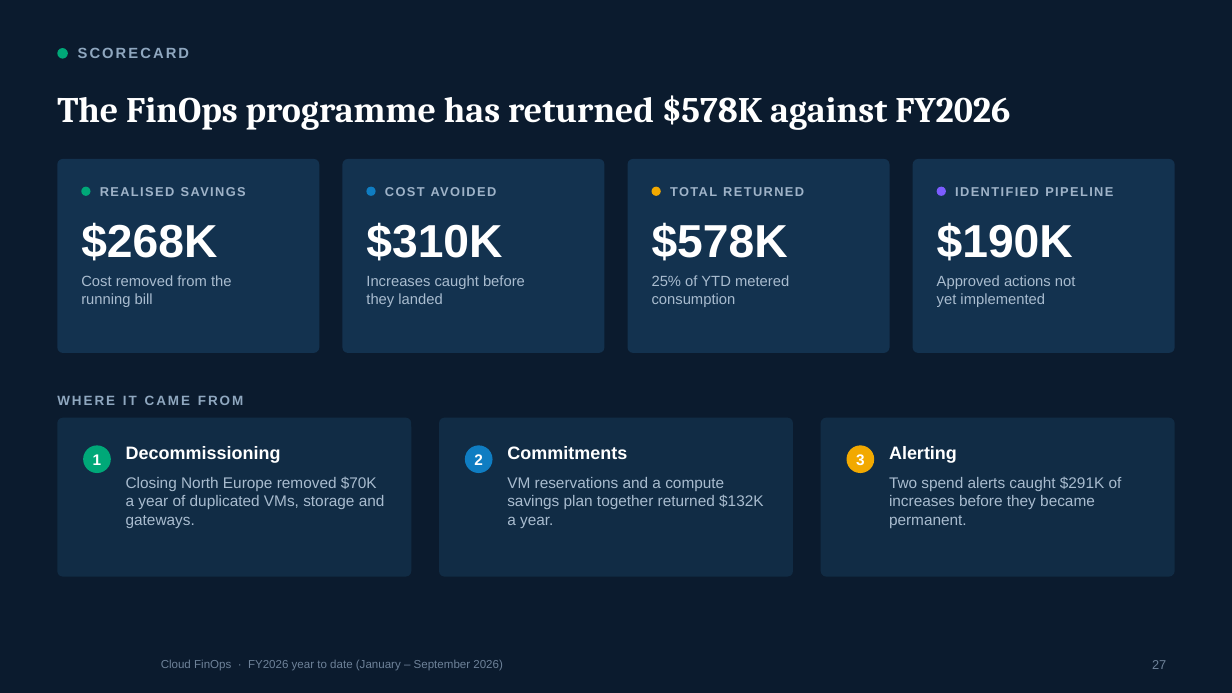
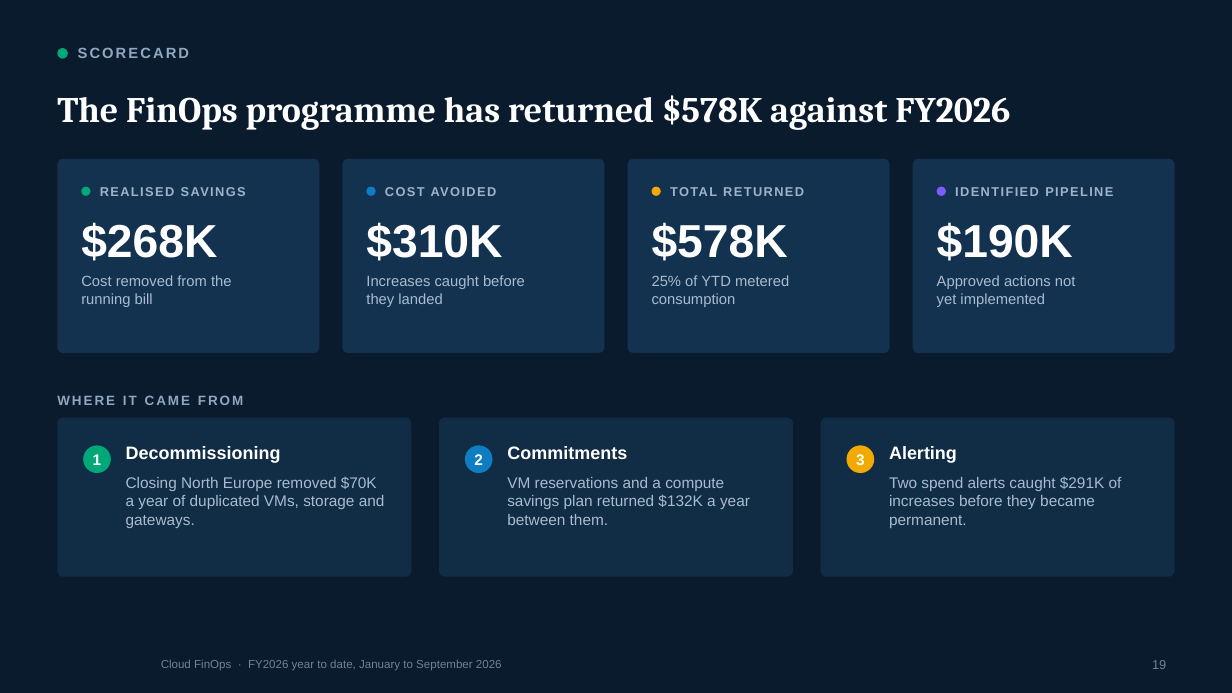
Before and after one commit to arielga5-code/Finops, a slide deck: slide 19 of presentations/Cloud_FinOps_Harel_September_2026_CIO_Redesign_v2.pptx (slide 27 before the commit). Drawn at 1232x693 pixels with LibreOffice and Linux fonts; fonts in the diff are those of the drawing; background and template pictures are left out. Boxes give left, top, right and bottom in pixels: in the first picture for what was removed or moved away, otherwise in the second. Text is boxed around its words. In the diff, an @@ line names an element or a change of style, - is before the commit and + after.

```diff
--- a/presentations/Cloud_FinOps_Harel_September_2026_CIO_Redesign_v2.pptx
+++ b/presentations/Cloud_FinOps_Harel_September_2026_CIO_Redesign_v2.pptx
@@ text at (507, 477, 750, 525): text changed @@
-VM reservations and a compute savings plan together returned $132K a year.
+VM reservations and a compute savings plan returned $132K a year between them.
@@ text at (161, 660, 502, 670): text changed @@
-Cloud FinOps · FY2026 year to date (January – September 2026)
+Cloud FinOps · FY2026 year to date, January to September 2026
@@ page number at (1152, 660, 1166, 669): text changed @@
-27
+19
```
Also in this commit, not shown: 39 other slides changed, 1 slide added, 1 slide removed, 11 other files.
